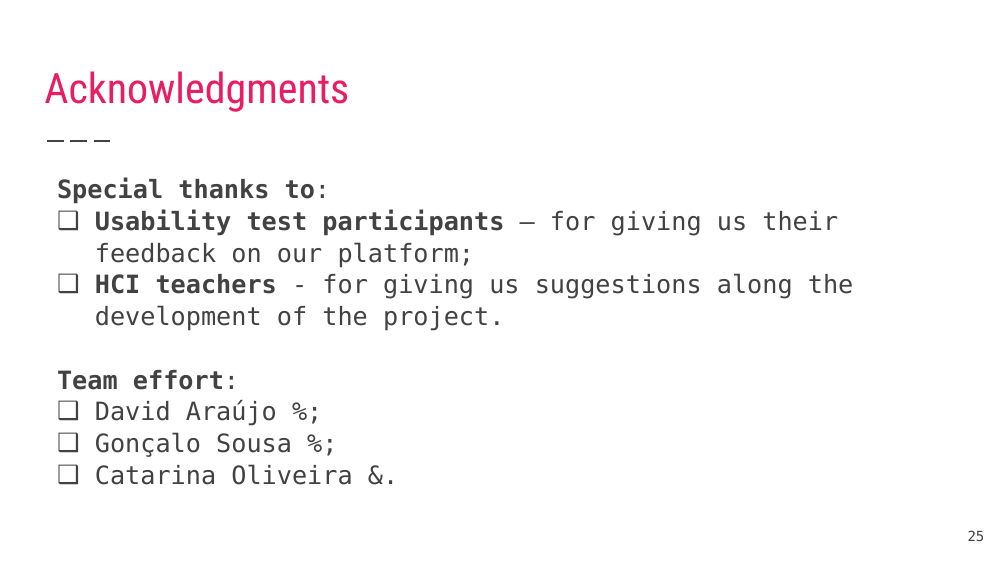
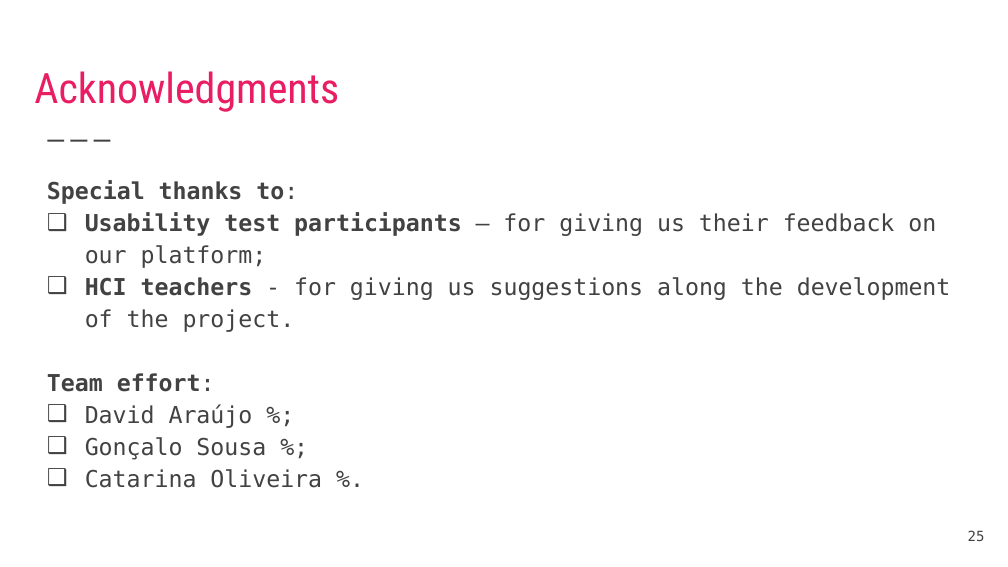
Before and after one commit to DavidAraujo98/ElectRight, a slide deck: slide 25 of documentation/IHC_Final_Presentation.pptx. Drawn at 1008x567 pixels with LibreOffice and Linux fonts; fonts in the diff are those of the drawing. Boxes give left, top, right and bottom in pixels: in the first picture for what was removed or moved away, otherwise in the second. Text is boxed around its words. In the diff, an @@ line names an element or a change of style, - is before the commit and + after.

```diff
--- a/documentation/IHC_Final_Presentation.pptx
+++ b/documentation/IHC_Final_Presentation.pptx
@@ title "Acknowledgments": place and size @@
-title "Acknowledgments" at (44,71,349,112)
+title "Acknowledgments" at (34,71,339,112)
@@ text at (47,180,951,460): size 18 to 16.6 pt; indent changed; line spacing 1.05 to 1.15 @@
@@ text at (85,469,322,488): text changed; size 18 to 16.6 pt @@
-❑ Catarina Oliveira &.
+❑ Catarina Oliveira %.
```
Also in this commit, not shown: 24 other slides changed, 5 other files.
